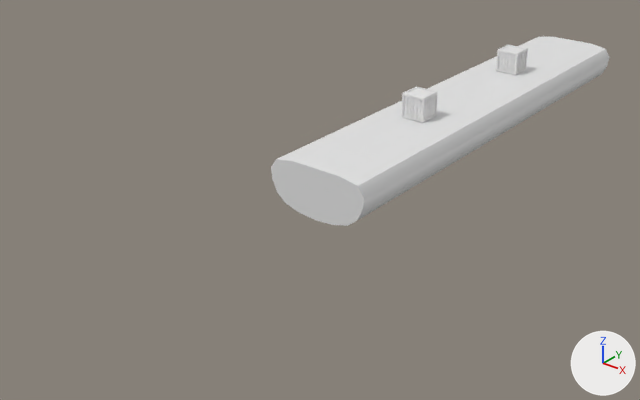
Two versions of the FBX model GameJam2017/Assets/Platform1.fbx, one commit apart.
One viewpoint serves both versions: a 50 mm lens placed at (17.0, -31.0, 11.9), pointed at (-1.7, -7.7, -2.6). Lighting does not change. The marker at lower right points along +X, +Y and +Z. Where no turn or scale is listed for an object, it has been applied to the vertices.

The scene before the commit, as lines of its bpy script (objects in view):
```python
me_crate = bpy.data.meshes.new('Crate')
me_crate.from_pydata(...)  # 944 vertices, 942 faces; spans x -0.5..0.5, y -0.5..0.5, z -0.5..0.5
me_cube = bpy.data.meshes.new('Cube')
me_cube.from_pydata(...)  # 98 vertices, 96 faces; spans x -2.0..2.0, y -10.0..10.0, z -0.9..1.0
ob_crate = bpy.data.objects.new('Crate', me_crate)
ob_crate.location = (0.0, 3.68, 0.5)
ob_crate_001 = bpy.data.objects.new('Crate.001', me_crate)
ob_crate_001.location = (0.0, -3.73, 0.5)
ob_platform1 = bpy.data.objects.new('Platform1', me_cube)
ob_platform1.location = (0.0, 0.0, -1.0)
```
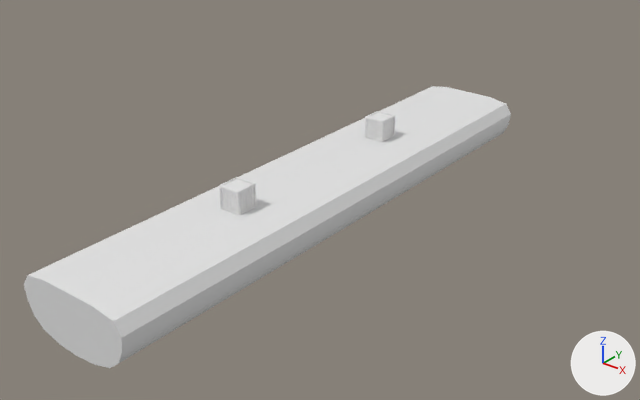
Diff of the bpy script that builds the scene:
```diff
--- a/GameJam2017/Assets/Platform1.fbx.py
+++ b/GameJam2017/Assets/Platform1.fbx.py
@@ me_crate @@
 me_crate.from_pydata(...)  # 944 vertices, 942 faces; spans x -0.5..0.5, y -0.5..0.5, z -0.5..0.5
 # used by ob_crate_001; location = (0.0, -3.73, 0.5)
+# me_crate part 1: the whole mesh is scaled about its middle by 0.8
@@ me_cube_1 @@
+me_cube_1.from_pydata(...)  # 98 vertices, 96 faces; spans x -2.0..2.0, y -10.0..10.0, z -1.9..0.0
@@ ob_platform1 @@
-ob_platform1 = bpy.data.objects.new('Platform1', me_cube)
-ob_platform1.location = (0.0, 0.0, -1.0)
@@ ob_crate @@
-ob_crate = bpy.data.objects.new('Crate', me_crate)
-ob_crate.location = (0.0, 3.68, 0.5)
@@ ob_crate_001 @@
 ob_crate_001 = bpy.data.objects.new('Crate.001', me_crate)
-ob_crate_001.location = (0.0, -3.73, 0.5)
+ob_crate_001.location = (0.0, -13.73, 0.38)
@@ ob_crate_000 @@
+ob_crate_000 = bpy.data.objects.new('Crate.000', me_crate)
+ob_crate_000.location = (0.0, -6.32, 0.4)
@@ ob_platform_000 @@
+ob_platform_000 = bpy.data.objects.new('Platform.000', me_cube_1)
+ob_platform_000.location = (0.0, -10.0, 0.0)
```

Pixel boxes (x1, y1, x2, y2) of what changed, in the pictures (640 x 400 px; the box of a moved part takes in the faces that stretch with it):
'Platform.000', added
    after: (24, 86, 511, 368)
'Platform1', deleted
    before: (271, 36, 610, 226)
'Crate.001', mesh rescaled, moved
    before: (401, 87, 438, 123)
    after: (219, 177, 257, 215)
'Crate', deleted
    before: (496, 45, 528, 75)
'Crate.000', added
    after: (365, 111, 395, 142)
part 1 of me_crate, moved or reshaped
    before: (401, 45, 528, 123)
    after: (219, 111, 395, 215)
